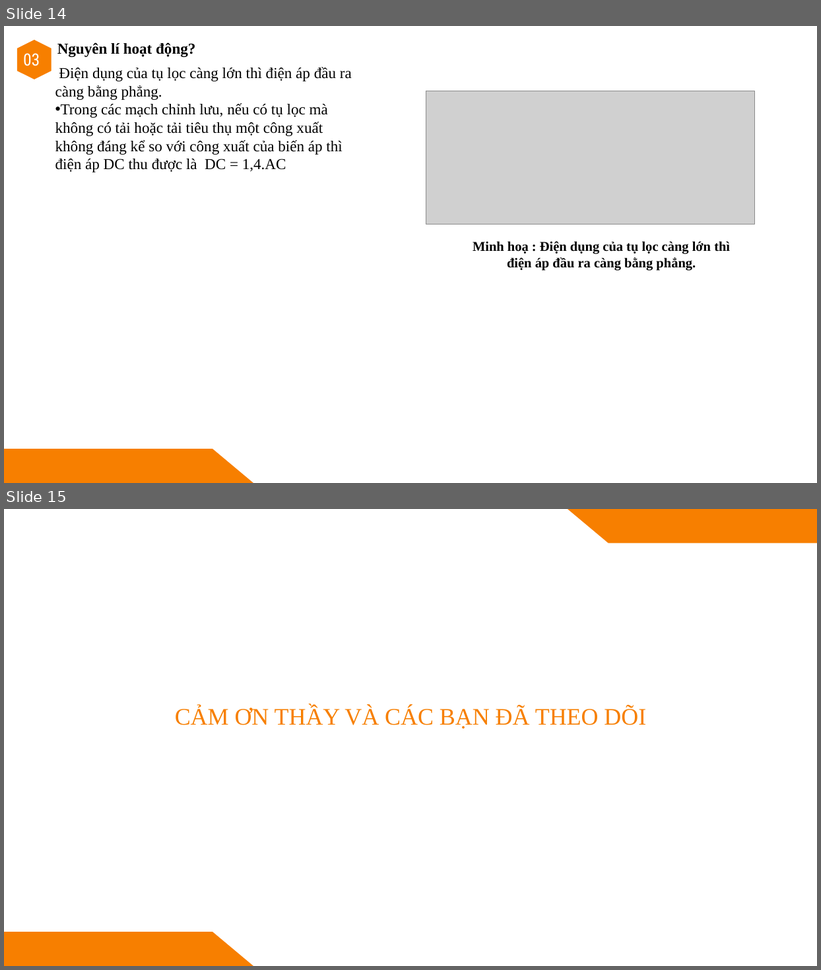
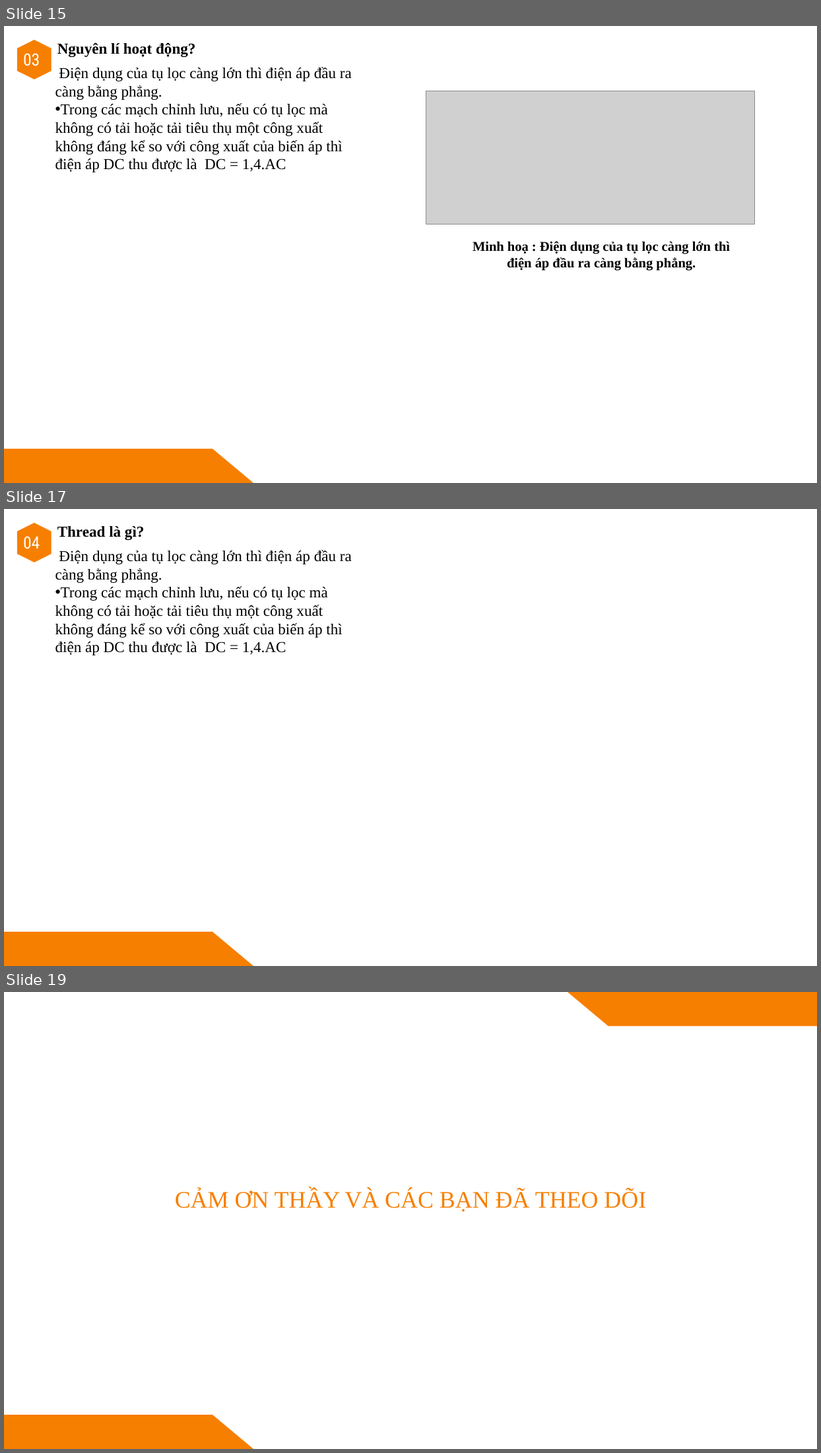
Before and after one commit to tingold0501/Nhom5_GiuaKy_AOOP, a slide deck: Bài thuyết trình.pptx. Shown one above the other, each under a label of ours: slides 14 and 15 before the commit, slides 15, 17 and 19 after it; the slides between them are not shown. The pictures are 821x970 and 821x1453 pixels, drawn with LibreOffice and Linux fonts; fonts in the diff are those of the drawing; grey boxes stand for pictures. Boxes give left, top, right and bottom in pixels: in the first picture for what was removed or moved away, otherwise in the second. Text is boxed around its words. In the diff, an @@ line names an element or a change of style, - is before the commit and + after.

```diff
--- a/Bài thuyết trình.pptx
+++ b/Bài thuyết trình.pptx
@@ slide 17 added at (x1=4, y1=509, x2=817, y2=966), background #FFFFFF @@
@@ hexagon added at (x1=17, y1=523, x2=52, y2=562), fill #F77F00 @@
@@ text added at (x1=57, y1=526, x2=144, y2=540), 18 pt, text #000000, bold @@
+Thread là gì?
@@ text added at (x1=23, y1=536, x2=40, y2=549), 20 pt, text #FFFFFF @@
+04
@@ text added at (x1=55, y1=550, x2=352, y2=656), 18 pt, text #000000 @@
+Điện dụng của tụ lọc càng lớn thì điện áp đầu ra càng bằng phẳng.
+• Trong các mạch chỉnh lưu, nếu có tụ lọc mà không có tải hoặc tải tiêu thụ một công xuất không đáng kể so với công xuất của biến áp thì điện áp DC thu được là DC = 1,4.AC
@@ freeform shape added at (x1=4, y1=932, x2=253, y2=966), fill #F77F00 @@
@@ what was slide 14 is now slide 15 @@
@@ what was slide 15 is now slide 19 @@
```
Also in this commit, not shown: 3 other slides added.
